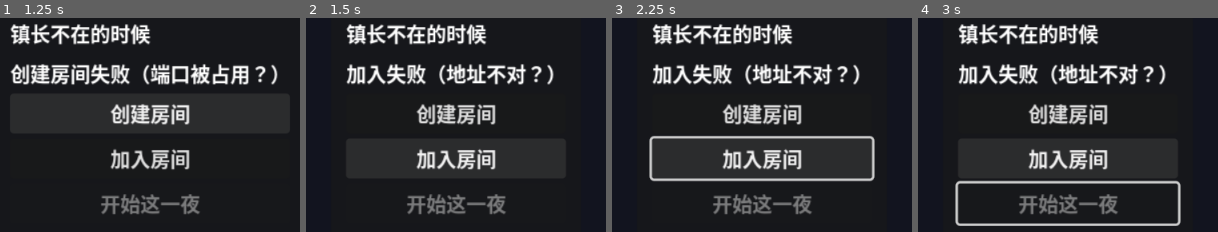
Above: before the commit, frames 1-4 (left to right).
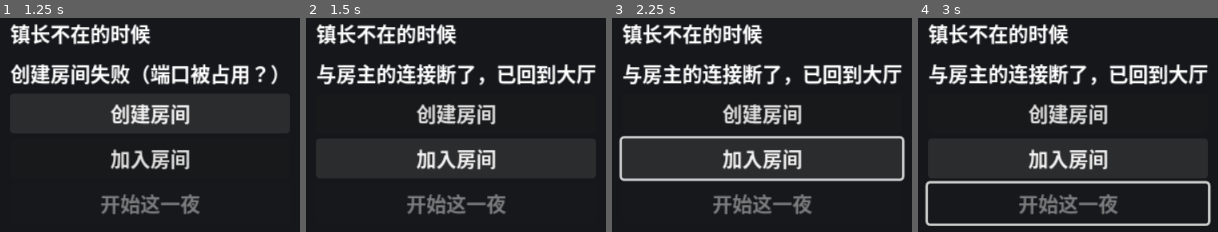
Above: after the commit, the same moments.

Repository: yichouchou/after-hours
Game: Godot game, scene res://scenes/main.tscn
Same seed, same stepped clock (60 frames per second), same inputs: the game is played once before the commit and once after it.
Inputs:
- Up to frame 1 (1.25 s): click "创建房间" at 0.5 s
- Up to frame 2 (1.5 s): click "加入房间" at 1.25 s
- Up to frame 3 (2.25 s): tap Enter at 2 s; hold Right (ui_right) from 2.03 s (still down); tap E at 2.1 s
- Up to frame 4 (3 s): tap Space at 2.75 s; release Right (ui_right) at 2.78 s; hold Down (ui_down) from 2.78 s (still down); tap E at 2.85 s

Frame 1 is identical in both runs. In frame 2, 12% of the frame differs, in the area x 3-97%, y 2-75%; in frame 3, 14%, in the area x 2-98%, y 2-77%; in frame 4, 14%.

Commit message:
fix: 修掉 4 个用户报障 —— 建房后误加入、清单占半屏、敲锅不惊动守卫、远端化身不转向
B1 创建房间 → 再点加入房间：把服务端 peer 换成客户端 peer，房主身份当场丢失
  - Session.join_game() 开头加守卫：已有活 peer → 返回 ERR_ALREADY_IN_USE，
    不动 transport、不换 peer（房间必须原样活着）
  - 两种操作顺序统一成「先成功的那个算数」：「加入 → 创建」由 host_game()
    停连接超时计时器兜（既有裁决），「创建 → 加入」由本守卫兜
  - 大厅状态栏给出人类可读原因（不再是笼统的「加入失败」）

B2 HUD 清单面板吃掉左侧画面（200 px ≈ 视口 640 的 31%）
  - 面板收窄到 150 px，字号 13
  - 关键：只改 offset_right 没用 —— VBoxContainer 的 size 会被子节点的
    最小宽度顶开（Control.size 不小于 get_combined_minimum_size()），
    不换行的话那一行要 191 px → 面板被顶回 191 px
  - 所以清单标题必须换行显示（autowrap + clip_text），面板才真的保持 150 px
  - 实测数据：.superpowers/sdd/.../_tmp_task14/probe_hud_cardlist.gd

B3 「敲响酒馆的锅」不会惊动守卫
  - 根因：大脑（guard_brain.gd）从 Task 4 起就支持 ctx 的 noise_pos/noise_active，
    但场景层一直写死 noise_active = false → 这张牌根本没用
  - 新增 guard.gd::hear_noise(pos, duration)：噪音会衰减（不记一辈子）
  - game_rpc.gd::_apply_world_effect 按 category 分派：noise → 惊动所有守卫
  - 守卫起疑后会朝声音传来的方向走过去看看（不然只是心里起疑却站着不动）

B4 远端玩家化身永远朝右
  - 根因：MultiplayerSynchronizer 只同步 ".:position" → 远端机器上 velocity 恒为 0
    → 拥有者分支那套按 velocity.x 决定翻转永远不触发
  - 非拥有者分支按「位置差 / delta」还原速度，复用同一个 FLIP_SPEED_THRESHOLD 死区
  - _last_position 只在非拥有者分支更新 → 不破坏
    「押送期间玩家脚本变量除 escorted/_bob 外零变化」这条既有断言

测试：每个修复都先写失败测试（RED）→ 实现 → 变绿（GREEN）。
  tools/test_session.gd   7b 节：已是房主时 join_game 必须被拒且 peer 原地未动
  tools/test_game_scene.gd 4-22：最长标题下清单面板 ≤ 160 px 且换行显示
  tools/test_game_scene.gd 4-23：敲锅后守卫真的听见（noise_active + noise_pos）
  tools/test_player.gd     4-12-C：远端化身随位置差左右翻转 + 速度死区
全量 16/16 绿（tools/run_tests.ps1）。

Diff:
--- a/scenes/ui/hud.tscn
+++ b/scenes/ui/hud.tscn
@@ -8,8 +8,9 @@
 [node name="CardList" type="VBoxContainer" parent="."]
 offset_left = 10.0
 offset_top = 8.0
-offset_right = 210.0
+offset_right = 160.0
 offset_bottom = 90.0
+theme_override_font_sizes/font_size = 13
 
 [node name="Hint" type="Label" parent="."]
 anchor_left = 1.0
--- a/scripts/guard.gd
+++ b/scripts/guard.gd
@@ -91,6 +91,10 @@
 ## 直接注入的灯列表（元素形如 {"position": Vector2, "on": bool}）。
 var _injected_lamps: Array = []
 var _broadcast_accum := 0.0
+## 听到的动静发生在哪（世界坐标）。
+var _noise_pos := Vector2.ZERO
+## 动静还能被听见多久（秒）；≤ 0 = 已经听不见了。
+var _noise_timer := 0.0
 
 
 func _ready() -> void:
@@ -106,6 +110,10 @@
 func _physics_process(delta: float) -> void:
 	if not PeerState.is_local_host(multiplayer):
 		return
+
+	# 动静会衰减：听见一阵就忘了（不然守卫会一直记着那一嗓子）。
+	if _noise_timer > 0.0:
+		_noise_timer = maxf(0.0, _noise_timer - delta)
 
 	var st := brain.state
 	if _returning_home:
@@ -120,6 +128,10 @@
 			GuardBrain.State.PATROL:
 				_patrol(delta)
 			GuardBrain.State.SUSPICIOUS:
+				# ★ 听到动静 → 朝**声音传来的方向**走过去看看。
+				#   不指方向的话，守卫只是"心里起疑"却站在原地，敲锅等于白敲。
+				if _noise_timer > 0.0:
+					_target_position = _noise_pos
 				_move_towards(_target_position, delta)
 			GuardBrain.State.CHASE:
 				var tp := _player_position(int(result["target_peer"]))
@@ -193,8 +205,8 @@
 		"guard_facing": facing,
 		"player_pos": player_pos,
 		"player_visible": visible,
-		"noise_pos": Vector2.ZERO,
-		"noise_active": false,
+		"noise_pos": _noise_pos,
+		"noise_active": _noise_timer > 0.0,
 		"sight_range": sight_range,
 		"sight_angle_deg": sight_angle_deg,
 		"hearing_range": hearing_range,
@@ -237,6 +249,21 @@
 	player_root = node
 
 
+## 房主：世界里某处**制造了动静**（敲锅之类）→ 告诉守卫「那边有声音」。
+##
+## ★ 这条通道是「制造噪音」这类行为**唯一**能惊动守卫的入口：
+##   大脑（scripts/game/guard_brain.gd）从 Task 4 起就支持 ctx 的
+##   noise_pos / noise_active（听觉分支 → 怀疑度上升 → SUSPICIOUS），
+##   但场景层一直写死「noise_active = false」
+##   → 「敲响酒馆的锅」这张牌**根本不会**惊动老陈（用户报障）。
+## ★ 只有**房主**跑这套（守卫 AI 是房主权威）；
+##   客户端靠 guard_state 广播看表现，不自己判。
+## ★ duration = 动静还能被听见多久（秒）；过了就衰减掉。
+func hear_noise(pos: Vector2, duration: float) -> void:
+	_noise_pos = pos
+	_noise_timer = maxf(duration, 0.0)
+
+
 ## 注入路灯容器（Task 10 把灯拔掉时改它们的 lamp_on / meta "lamp_on"）。
 func set_lamp_root(node: Node2D) -> void:
 	lamp_root = node
--- a/scripts/net/game_rpc.gd
+++ b/scripts/net/game_rpc.gd
@@ -20,6 +20,16 @@
 
 ## 房主的 peer id 恒为 1（ENet server-relay）。
 const HOST_PEER_ID := 1
+
+## 「制造动静」这类行为的 category（data/mischief.json 里只有 noise_pot 属于它）。
+const NOISE_CATEGORY := "noise"
+
+## 动静持续多久（秒）。
+##
+## ★ 够守卫的怀疑度越过阈值：GuardBrain.SUSPICION_GAIN 2.0/s ×
+##   SUSPICION_THRESHOLD 0.5 → 听见 0.25 s 就够起疑；
+##   这里给 1.5 s，够守卫从"听见"走到"起疑"再走两步。
+const NOISE_DURATION := 1.5
 
 ## 「这个玩家被守卫抓了」（房主 → 所有人）。
 ## 名字带 _evt 后缀是为了不和同名 RPC 方法 player_caught 抢标识符。
@@ -328,13 +338,23 @@
 	Interaction.set_lamp_on(lamp, on)
 
 
-## 房主：裁决成功之后**改世界**（本轮只有「拔路灯」一条有世界效果）。
+## 房主：裁决成功之后**改世界**。
 ##
 ## ★ 只在 success == true 时才被调用（落败方**不产生任何后果** —— 零失败惩罚）。
 ## ★ 灯的状态**只**写 meta "lamp_on"（Interaction.set_lamp_on 是**唯一**入口）：
 ##   不许引入第二套灯状态，也不许碰 guard.set_lamps()
 ##   （双通道 → 同一盏灯被算两遍 → light_factor 变成 0.36 而不是 0.6）。
+##
+## ★ 派发口径：**先按 category 认「有世界效果」的那一类**（"noise"），
+##   其余按 behavior_id 精确匹配。
+##   —— 绝不能把 "mess" 整类都当成「拔路灯」：
+##     mess_chairs / mess_barrel 的 category 也是 "mess"，
+##     但它们**没有**世界效果（不许自己发明：例如「偷走萝卜就把萝卜删掉」）。
 func _apply_world_effect(behavior_id: StringName, target_id: int) -> void:
+	var m := _find_behavior(behavior_id)
+	if m != null and String(m.category) == NOISE_CATEGORY:
+		_apply_noise_effect(target_id)
+		return
 	if behavior_id != &"mess_lamps":
 		return
 	var lamp := _find_prop_by_id(target_id)
@@ -344,6 +364,30 @@
 	Interaction.set_lamp_on(lamp, false)
 	# ★ 再通知远端客户端（纯数据载荷：int + bool）。
 	set_lamp_state.rpc(target_id, false)
+
+
+## 「制造动静」的世界效果：让守卫**真的听见**。
+##
+## ★ 守卫 AI 只在房主跑 → 这里也只在房主生效；
+##   客户端靠 guard_state 广播看表现（不自己判）。
+## ★ 噪音位置 = 目标道具的**世界坐标**（玩家在哪儿敲的）。
+## ★ 动静会衰减（scripts/guard.gd 的 _noise_timer）→ 不会让守卫一直记着那一嗓子。
+func _apply_noise_effect(target_id: int) -> void:
+	if guards_root == null:
+		return
+	var prop := _find_prop_by_id(target_id)
+	if prop == null:
+		return
+	var n2d := prop as Node2D
+	if n2d == null:
+		return
+	var pos := n2d.global_position
+	for child in guards_root.get_children():
+		var g := child as Node2D
+		if g == null:
+			continue
+		if g.has_method(&"hear_noise"):
+			g.call(&"hear_noise", pos, NOISE_DURATION)
 
 
 ## 按 prop_id 找道具节点（房主与客户端各找自己的 props_root）。
--- a/scripts/net/session.gd
+++ b/scripts/net/session.gd
@@ -225,7 +225,22 @@
 ##
 ## 客户端的名单**不从本地 peer_list() 算**，等房主广播。
 ## **连接超时兜底只对客户端生效**：连不上时 8 秒后主动放弃并回到大厅态。
+##
+## ★★ **已经有活着的 peer 时直接拒绝加入**（2026-11-05 用户报障：
+##   「创建房间 → 再点加入房间」→ join 把 transport 上的**服务端 peer
+##   换成了客户端 peer** → 房主身份当场丢失，刚建好的房间
+##   （以及已经连进来的人）一起没了）。
+##   → 两种操作顺序统一成「**先成功的那个算数**」：
+##     「加入 → 创建」由 host_game() 停掉连接超时计时器兜（见上）；
+##     「创建 → 加入」由这里的守卫兜。
+##   → 拒绝时**不动 transport、不换 peer** —— 房间必须原样活着。
 func join_game(address: String, port: int = DEFAULT_PORT) -> Error:
+	if _has_live_peer():
+		# ★ 不碰 transport：换 peer 就等于把房主身份交出去（见上面的说明）。
+		_last_failure_reason = ("你已经创建了房间，不用再加入" if is_host()
+			else "已经在房间里了，不用再加入")
+		push_warning("[Session] 已经有一个活着的 peer，拒绝加入房间")
+		return ERR_ALREADY_IN_USE
 	_ensure_transport()
 	# 新的一次尝试 → 上一次失败的原因不再相关（大厅状态栏要跟着更新）。
 	_last_failure_reason = ""
@@ -236,6 +251,26 @@
 		return err
 	_start_connect_timeout()
 	return OK
+
+
+## transport 上是不是已经有一个**活着**的 peer。
+##
+## 两种「活着」都算：
+##   * 房主那个**服务端** peer（create_server 成功后一直是 CONNECTED）；
+##   * 客户端那个**正在连 / 已连上**的 peer（CONNECTING / CONNECTED）。
+## → 两种情况下再点「加入房间」都会把 peer 换掉 → 必须拒绝。
+##
+## ★ 判据是「peer 还在、连接没断」，**不是**「有没有 transport」：
+##   连接失败过的 transport 仍然留着那个**已断开**的 peer
+##   （见 _on_transport_connection_failed 的说明：那个回调里刻意不关 peer）
+##   → 那种情况**允许**重新加入（重试是既有合法路径）。
+func _has_live_peer() -> bool:
+	if _transport == null:
+		return false
+	var p := _transport.get_peer()
+	if p == null:
+		return false
+	return p.get_connection_status() != MultiplayerPeer.CONNECTION_DISCONNECTED
 
 
 ## 把传输挂到 SceneTree 的 MultiplayerAPI 上。
--- a/scripts/player.gd
+++ b/scripts/player.gd
@@ -70,6 +70,21 @@
 
 var _bob: float = 0.0
 var _spawn_position_set := false
+
+## 上一次的位置（**只在非拥有者分支更新**）。
+##
+## ★ 远端化身的速度只能靠「位置差 / delta」还原：
+##   MultiplayerSynchronizer 只同步 ".:position"（player.tscn 的
+##   SceneReplicationConfig 只有这一条属性）→ 远端机器上 **velocity 恒为 0**
+##   → 拥有者分支那套「按 velocity.x 决定翻转」永远不触发
+##   → **别人的角色永远朝右**，往左走也是朝右（用户报障）。
+##
+## ★ 为什么**只在非拥有者分支更新**：
+##   拥有者分支已经用 velocity 判方向了，用不着它；
+##   而「押送期间玩家脚本变量除 escorted / _bob 外零变化」这条**既有**断言
+##   （tools/test_guard_flow.gd [§3-9]、tools/test_interaction.gd [§4-19]）
+##   要求拥有者分支**不许**改动任何别的变量 → 拥有者分支绝不碰它。
+var _last_position := Vector2.ZERO
 
 
 ## ── 捣蛋交互（Task 10）──────────────────────────────────────────────────
@@ -156,6 +171,8 @@
 	# 出生点兜底：Task 11 注入真值之前，用进场时的位置。
 	if not _spawn_position_set and spawn_position == Vector2.ZERO:
 		spawn_position = position
+	# 远端朝向的基准位置（见 _last_position 的说明）。
+	_last_position = position
 
 
 ## 注入自己的出生点（Task 11 按「每人固定位置」调用）。
@@ -213,6 +230,7 @@
 		# 非拥有者：位置由同步器提供，只做表现（不写自己的 position / velocity）
 		_bob += delta * 8.0
 		sprite.position.y = -absf(sin(_bob)) * 2.0
+		_update_remote_facing(delta)
 		return
 
 	var dir := Vector2.ZERO
@@ -251,6 +269,24 @@
 		sprite.flip_h = false
 
 
+## 远端化身的方向：按「位置差 / delta」还原速度 → 决定左右翻转。
+##
+## ★ 远端机器上 velocity 恒为 0（同步器只同步位置），
+##   所以只能靠相邻两帧的**位置差**反推速度。
+## ★ 复用同一个 FLIP_SPEED_THRESHOLD 死区：几乎不动 → 保持上一次朝向（不抖）。
+## ★ **只改 sprite.flip_h**，绝不改节点 rotation（见 FLIP_SPEED_THRESHOLD 的说明）。
+## ★ 只在非拥有者分支调用（拥有者分支用 velocity 判方向，且不许动 _last_position ——
+##   见 _last_position 的说明）。
+func _update_remote_facing(delta: float) -> void:
+	var dx := position.x - _last_position.x
+	_last_position = position
+	var vx := dx / maxf(delta, 0.0001)
+	if vx < -FLIP_SPEED_THRESHOLD:
+		sprite.flip_h = true
+	elif vx > FLIP_SPEED_THRESHOLD:
+		sprite.flip_h = false
+
+
 ## 本机是不是这个节点的「移动权威」（输入归谁算）。
 ##
 ## ★ **不能**直接用 is_multiplayer_authority()：它内部会问
--- a/scripts/ui/hud.gd
+++ b/scripts/ui/hud.gd
@@ -43,6 +43,18 @@
 
 
 ## 设置清单（每行一条）。空数组 = 清空。
+##
+## ★ 每行**换行显示**（autowrap）+ **裁掉溢出**（clip_text）：
+##   清单面板只有 150 px 宽（视口 640 → ≈23%），而最长的标题
+##   「把长椅搬到池塘边看日落」有 11 个字 —— 不换行的话这一行要 191 px，
+##   而 **VBoxContainer 的 size 会被子节点的最小宽度顶开**
+##   （Control.size 不小于 get_combined_minimum_size()）
+##   → 面板被顶成 191 px，"收窄"等于白做，标题照样压到画面中央
+##   （玩家永远在正中，那正是最不该被字挡住的地方）。
+##   → 换行之后标签的最小宽度回到 1 px，面板才真的保持 150 px。
+##   （实测数据见 .superpowers/sdd/.../_tmp_task14/probe_hud_cardlist.gd）
+##   字号在 hud.tscn 里用 theme_override_font_sizes/font_size = 13 定死
+##   （对这个 VBoxContainer 生效 → 所有子 Label 都继承它）。
 func set_card_list(titles: Array[String]) -> void:
 	for c in _card_list.get_children():
 		# 先摘下来再释放：queue_free 要到帧末才生效，
@@ -52,6 +64,8 @@
 	for i in titles.size():
 		var l := Label.new()
 		l.text = "□ %s" % titles[i]
+		l.autowrap_mode = TextServer.AUTOWRAP_WORD_SMART
+		l.clip_text = true
 		_card_list.add_child(l)
 
 
--- a/scripts/ui/lobby_ui.gd
+++ b/scripts/ui/lobby_ui.gd
@@ -130,11 +130,25 @@
 	_connect_session_signals()
 	var err := _session.join_game(JOIN_ADDRESS)
 	if err != OK:
-		_status.text = "加入失败（地址不对？）"
+		# ★ Session 会给出**具体**原因（例如「你已经创建了房间，不用再加入」）；
+		#   没有具体原因才回退到通用文案（别让玩家对着「加入失败」猜）。
+		_status.text = _join_failure_text()
 		return
 	# **先 join 成功，再挂到 MultiplayerAPI**（同上）。
 	_session.apply_to_multiplayer()
 	_status.text = "正在加入…"
+
+
+## 加入失败时给玩家看的一句话。
+##
+## ★ 优先用 Session.failure_reason()（它知道到底是"已经建房了"还是"连不上"）；
+##   没有就说通用的一句 —— 状态栏必须**说清楚**，别让玩家猜。
+func _join_failure_text() -> String:
+	if _session != null and _session.has_method(&"failure_reason"):
+		var reason := str(_session.call(&"failure_reason"))
+		if not reason.is_empty():
+			return reason
+	return "加入失败（地址不对？）"
 
 
 func _on_start() -> void:
--- a/tools/test_game_scene.gd
+++ b/tools/test_game_scene.gd
@@ -289,6 +289,69 @@
 		_fails += _check(not game_src.contains("guard_wire_id\", 1")
 				and not game_src.contains("guard_wire_id = 1"),
 			"[§4-17] game_scene.gd 没有把 guard_wire_id 写死成 1")
+
+	# ==================================================================
+	# [§4-22] 清单面板不许吃掉左侧太多画面
+	#
+	# 视口只有 640 px 宽（玩家永远在正中），原来清单面板 200 px（≈31%），
+	# 标题一长就压到画面中央 → 收窄到 ≤ 160 px（≤ 25%）。
+	#
+	# ★ 量的是**最坏情况**：清单里放**最长的那条标题**
+	#   （「把长椅搬到池塘边看日落」，11 个字）——
+	#   光改 offset_right 没用！VBoxContainer 的 size 会被子节点的**最小宽度**
+	#   顶开（Control.size 不小于 get_combined_minimum_size()）：
+	#   不换行的话这一行要 191 px → 面板被顶成 191 px，"收窄"等于白做。
+	#   → 清单标题必须**换行**显示（见 scripts/ui/hud.gd 的 set_card_list）。
+	#   （实测：.superpowers/sdd/.../_tmp_task14/probe_hud_cardlist.gd）
+	# ==================================================================
+	var card_panel: Control = null
+	if hud != null:
+		card_panel = hud.get_node_or_null("CardList") as Control
+	_fails += _check(card_panel != null, "[§4-22] HUD 有 CardList 节点")
+	if card_panel != null:
+		var longest_title: Array[String] = ["把长椅搬到池塘边看日落"]
+		hud.call(&"set_card_list", longest_title)
+		await process_frame
+		_fails += _check(card_panel.size.x <= 160.0,
+			"[§4-22] 最长标题下清单面板宽度 ≤ 160 px（视口 640 → ≤ 25%%），实际 %.0f"
+			% card_panel.size.x)
+		# 标题必须**换行**才读得完（不许被裁掉、不许画到画面中央）
+		var max_lines := 0
+		for child in card_panel.get_children():
+			var lbl := child as Label
+			if lbl != null:
+				max_lines = maxi(max_lines, lbl.get_line_count())
+		_fails += _check(max_lines >= 2,
+			"[§4-22] 最长的标题换行显示（读得完），实际行数 %d" % max_lines)
+		game.call(&"_refresh_hud")
+
+	# ==================================================================
+	# [§4-23] ★ 敲锅真的能惊动守卫（噪音通道）
+	#
+	# 背景：守卫大脑早就支持 ctx 的 noise_pos / noise_active
+	#（scripts/game/guard_brain.gd 的听觉分支），
+	# 但场景层一直写死「noise_active = false」
+	# → 「敲响酒馆的锅」这张牌根本不会惊动老陈。
+	# → 本条钉住：房主裁决成功 → 世界效果把噪音送到守卫 → ctx 里真的有噪音。
+	# ==================================================================
+	var rpc_node := game.get_node_or_null("RPC")
+	var pot_node: Node2D = null
+	for child in prop_nodes:
+		if StringName(str(child.get("prop_tag"))) == &"pot":
+			pot_node = child as Node2D
+			break
+	_fails += _check(pot_node != null, "[§4-23] 地图上找得到花盆（噪音的来源）")
+	if rpc_node != null and pot_node != null and guard != null:
+		var ctx_before: Dictionary = guard.call(&"_sense_context")
+		_fails += _check(not bool(ctx_before.get("noise_active", false)),
+			"[§4-23] 前提：还没有噪音时 noise_active 为 false")
+		rpc_node.call(&"_apply_world_effect", &"noise_pot", int(pot_node.get("prop_id")))
+		var ctx_after: Dictionary = guard.call(&"_sense_context")
+		_fails += _check(bool(ctx_after.get("noise_active", false)),
+			"[§4-23] 敲锅成功后守卫真的听到了噪音（noise_active 变 true）")
+		_fails += _check(Vector2(ctx_after.get("noise_pos", Vector2.ZERO)) == pot_node.global_position,
+			"[§4-23] 噪音位置 == 花盆的位置（实际 %s，期望 %s）"
+			% [str(ctx_after.get("noise_pos", Vector2.ZERO)), str(pot_node.global_position)])
 
 	# ==================================================================
 	# [§4-21] ★ 守卫编号**不是写死的默认值**（修复轮 1 Important 2：断言强度）
--- a/tools/test_player.gd
+++ b/tools/test_player.gd
@@ -330,6 +330,59 @@
 		owned.set_multiplayer_authority(PlayerScript.resolve_authority(owned.name))
 
 		# ==================================================================
+		# [§4-12-C] ★ 远端化身随位置差左右翻转（B4）
+		#
+		# 背景：MultiplayerSynchronizer 只同步 ".:position"（player.tscn 的
+		#   SceneReplicationConfig 只有一条属性），远端机器上 **velocity 恒为 0**
+		#   → 拥有者分支那套「按 velocity.x 决定翻转」永远不触发
+		#   → **别人的角色永远朝右**，往左走也是朝右（用户报障）。
+		# 修法：非拥有者分支按「位置差 / delta」还原速度，复用同一个阈值。
+		#
+		# ★ 这里**手动改 position** 来模拟同步器把新位置推过来
+		#   （headless 单进程里没有第二个 peer，真同步器跑不起来）。
+		# ★ 每次断言前都**显式**把 flip_h 设成相反值 → 断言的是"翻转了"，
+		#   不是"碰巧本来就是这个值"。
+		# ==================================================================
+		var remote_sprite = owned.get_node_or_null("Sprite2D") as Sprite2D
+		_fails += _check(remote_sprite != null, "[§4-12-C] 远端化身能拿到 Sprite2D")
+		if remote_sprite != null:
+			_fails += _check(not owned.is_multiplayer_authority(),
+				"[§4-12-C] 前提：权威不是自己（走非拥有者分支）")
+			# 先调一次 → 让脚本把当前 position 记成基线（后面的位移才是干净的）
+			var base_pos: Vector2 = owned.position
+			owned.call("_physics_process", 0.016)
+
+			# 往右挪 → 化身朝右（flip_h == false）
+			remote_sprite.flip_h = true
+			owned.position = base_pos + Vector2(40.0, 0.0)
+			owned.call("_physics_process", 0.016)
+			_fails += _check(remote_sprite.flip_h == false,
+				"[§4-12-C] 远端化身往右走 → 面向右（flip_h == false）")
+
+			# 往左挪 → 化身朝左（flip_h == true）
+			remote_sprite.flip_h = false
+			owned.position = base_pos + Vector2(-40.0, 0.0)
+			owned.call("_physics_process", 0.016)
+			_fails += _check(remote_sprite.flip_h == true,
+				"[§4-12-C] 远端化身往左走 → 面向左（flip_h == true）")
+
+			# 速度死区：几乎不动 → 保持上一次朝向（不抖）
+			remote_sprite.flip_h = true
+			owned.position = base_pos + Vector2(-39.95, 0.0)
+			owned.call("_physics_process", 0.016)
+			_fails += _check(remote_sprite.flip_h == true,
+				"[§4-12-C] 远端化身几乎不动 → 保持上一次朝向（速度死区）")
+
+			# 远端分支**不许**写 position / velocity（同步器才是位置的唯一来源）
+			var rp_before: Vector2 = owned.position
+			var rv_before: Vector2 = owned.velocity
+			owned.call("_physics_process", 0.016)
+			_fails += _check(owned.position == rp_before and owned.velocity == rv_before,
+				"[§4-12-C] 远端分支不写 position/velocity（位置只由同步器给）"
+				+ "（position %s → %s，velocity %s → %s）"
+				% [str(rp_before), str(owned.position), str(rv_before), str(owned.velocity)])
+
+		# ==================================================================
 		# [F1] 贴图与碰撞体必须重合：脚底落在 y = 0，视觉中心基本居中。
 		#
 		# 背景：Sprite2D.centered 的默认值是 **true**，而场景里的
--- a/tools/test_session.gd
+++ b/tools/test_session.gd
@@ -506,6 +506,37 @@
 	var e4b := s4.join_game("127.0.0.1", host_port)
 	_fails += _check(e4b == OK,
 		"join 失败后再点一次加入房间能成功（实际 %d）" % e4b)
+
+	# ==================================================================
+	# 7b. 「创建房间 → 再点加入房间」不许把服务端 peer 换成客户端 peer
+	#
+	# 用户报障：先点「创建房间」（成功建房），再点「加入房间」→
+	#   join 会把 transport 的 peer 换成**客户端** peer → 房主身份当场丢失，
+	#   刚建好的房间（以及已经连进来的人）一起没了。
+	#
+	# ★ 两种操作顺序统一成「**先成功的那个算数**」：
+	#   「加入 → 创建」由 host_game() 停掉连接的连接超时计时器（已有裁决）；
+	#   「创建 → 加入」由 join_game() 拒绝加入来兜（**本节新增**）。
+	# ==================================================================
+	var s_guard = _new_session()
+	s_guard.set_transport(ENetTransport.new())
+	var r_guard := _host_on(s_guard)
+	var guard_port: int = int(r_guard["port"])
+	_fails += _check(r_guard["err"] == OK, "前提：Session 托管成功")
+	_fails += _check(s_guard.is_host(), "前提：Session 是 host")
+	var peer_before: Variant = s_guard.get("_transport").get_peer()
+	_fails += _check(peer_before != null, "前提：transport 上有一个服务端 peer")
+	var e_join := s_guard.join_game("127.0.0.1", guard_port)
+	_fails += _check(e_join != OK,
+		"已是房主时 join_game 必须拒绝（返回非 OK，实际 %d）" % e_join)
+	_fails += _check(s_guard.is_host(),
+		"已是房主时 join_game 之后仍然是 host（房主身份没被换掉）")
+	_fails += _check(s_guard.get("_transport").get_peer() == peer_before,
+		"已是房主时 join_game 之后**服务端 peer 原地未动**")
+	_fails += _check(s_guard.peer_count() == 1,
+		"已是房主时 join_game 之后房主自己仍算 1 人，实际 %d" % s_guard.peer_count())
+	_fails += _check(s_guard.peers() == [1],
+		"已是房主时 join_game 之后名单仍只有自己，实际 %s" % str(s_guard.peers()))
 
 	# ==================================================================
 	# 8. 大厅界面：对局场景缺失时**不许**开局（不许留半成品）
